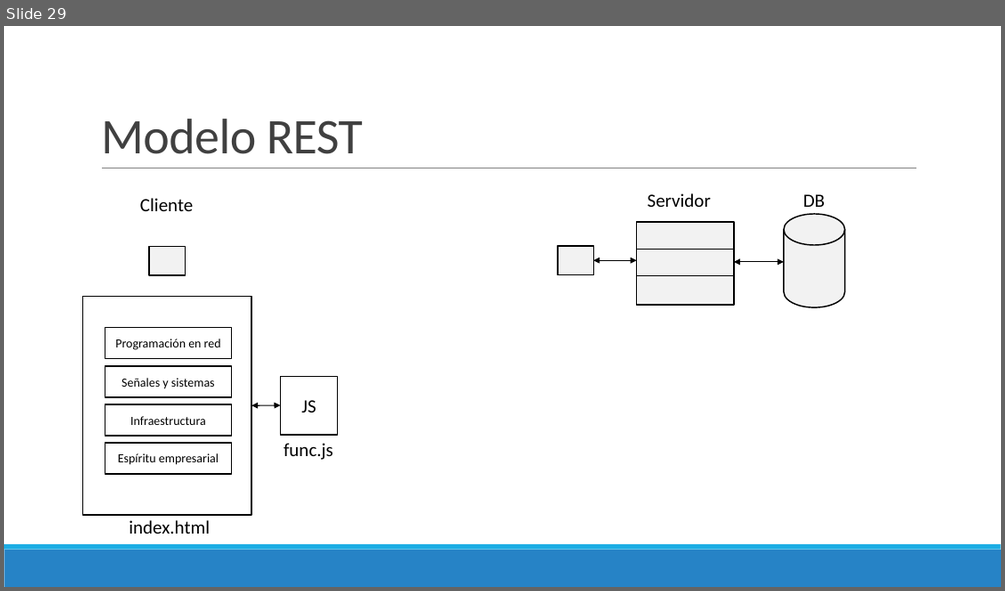
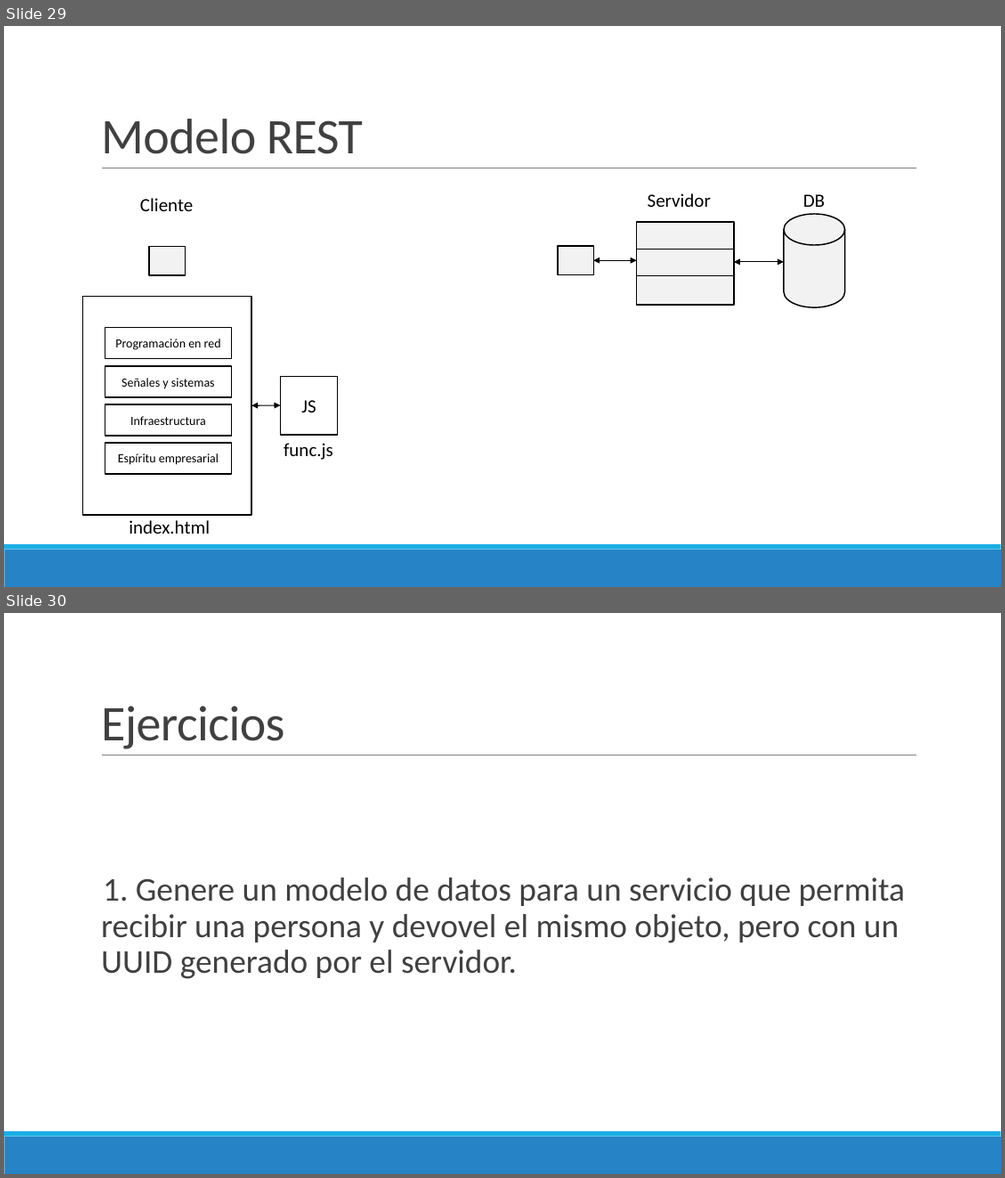
Before and after one commit to Domiciano/ProgramRed192, a slide deck: Clase12/Presentación.pptx. Shown one above the other, each under a label of ours: slide 29 before the commit, slides 29 and 30 after it. The pictures are 1005x591 and 1005x1178 pixels, drawn with LibreOffice and Linux fonts; fonts in the diff are those of the drawing. Boxes give left, top, right and bottom in pixels: in the first picture for what was removed or moved away, otherwise in the second. Text is boxed around its words. In the diff, an @@ line names an element or a change of style, - is before the commit and + after.

Commit message:
Clase 12

```diff
--- a/Clase12/Presentación.pptx
+++ b/Clase12/Presentación.pptx
@@ slide 30 added at bbox=[4, 613, 1001, 1174], background #FFFFFF; not listed: 3 template elements that a slide beside it also shows @@
@@ title added at bbox=[101, 706, 284, 749], 48 pt, text #404040 @@
+Ejercicios
@@ text added at bbox=[101, 877, 905, 979], 32 pt, text #404040 @@
+  1. Genere un modelo de datos para un servicio que permita recibir una persona y devovel el mismo objeto, pero con un UUID generado por el servidor.
```
